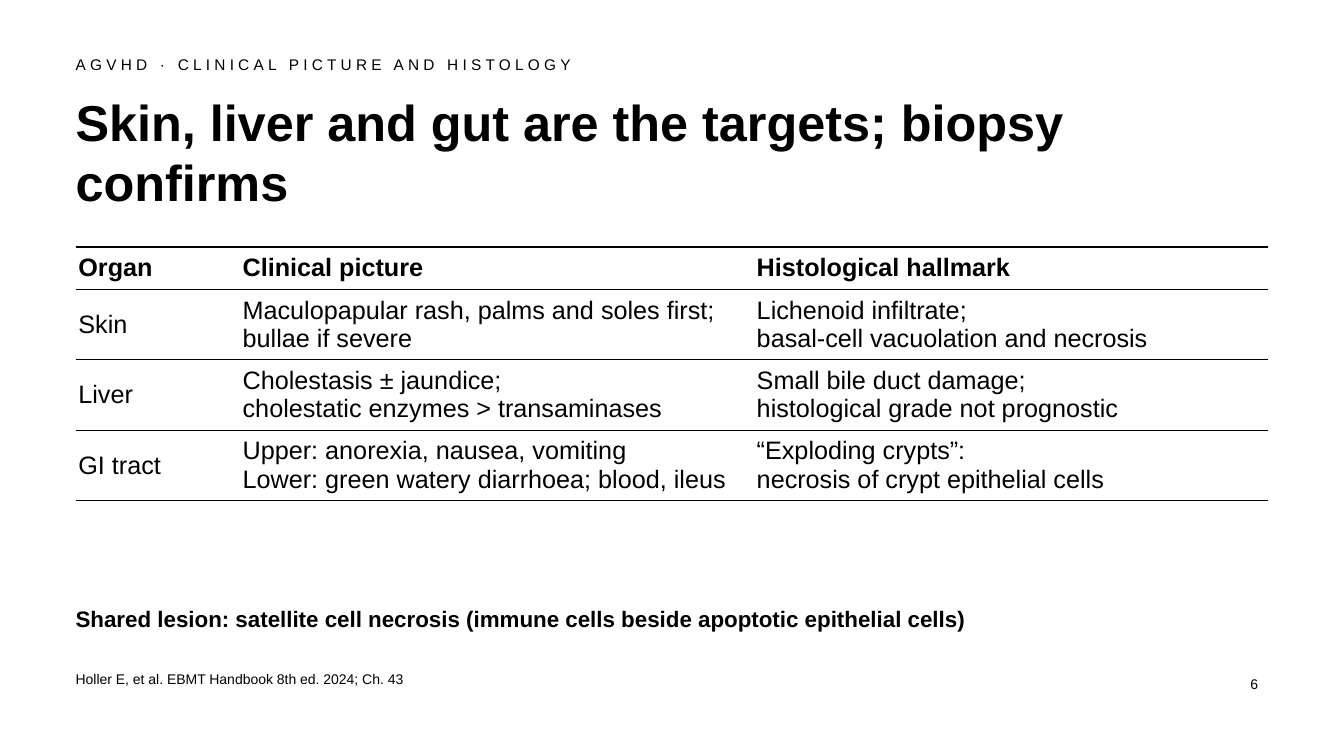
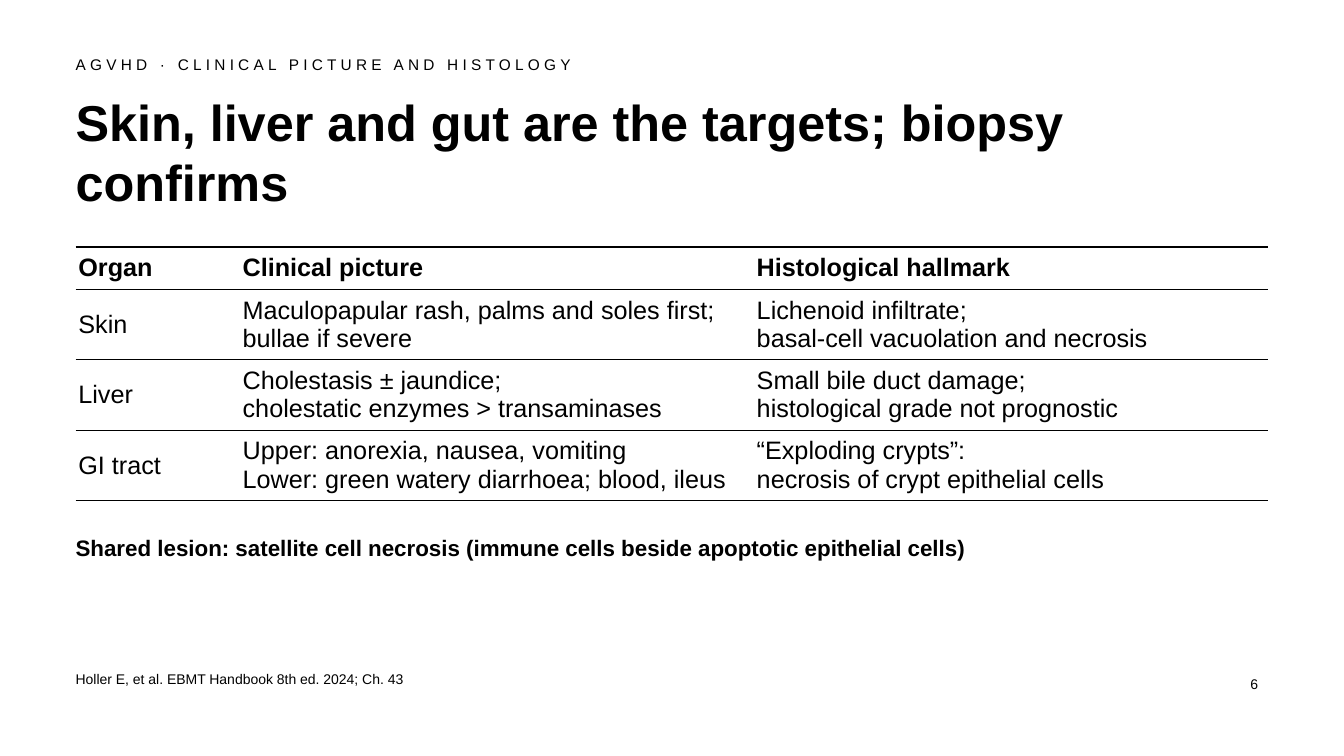
Before and after one commit to htlin222/ebmt-handbook-skill, a slide deck: slide 6 of slides/decks/s06-acute-gvhd.pptx. Drawn at 1344x756 pixels with LibreOffice and Linux fonts; fonts in the diff are those of the drawing. Boxes give left, top, right and bottom in pixels: in the first picture for what was removed or moved away, otherwise in the second. Text is boxed around its words. In the diff, an @@ line names an element or a change of style, - is before the commit and + after.

```diff
--- a/slides/decks/s06-acute-gvhd.pptx
+++ b/slides/decks/s06-acute-gvhd.pptx
@@ text "Shared lesion: satellite cell necrosis ...": place and size @@
-text "Shared lesion: satellite cell necrosis ..." at (76, 610, 965, 632)
+text "Shared lesion: satellite cell necrosis ..." at (76, 539, 965, 561)
```
Also in this commit, not shown: 8 other slides changed, 1 other file.
